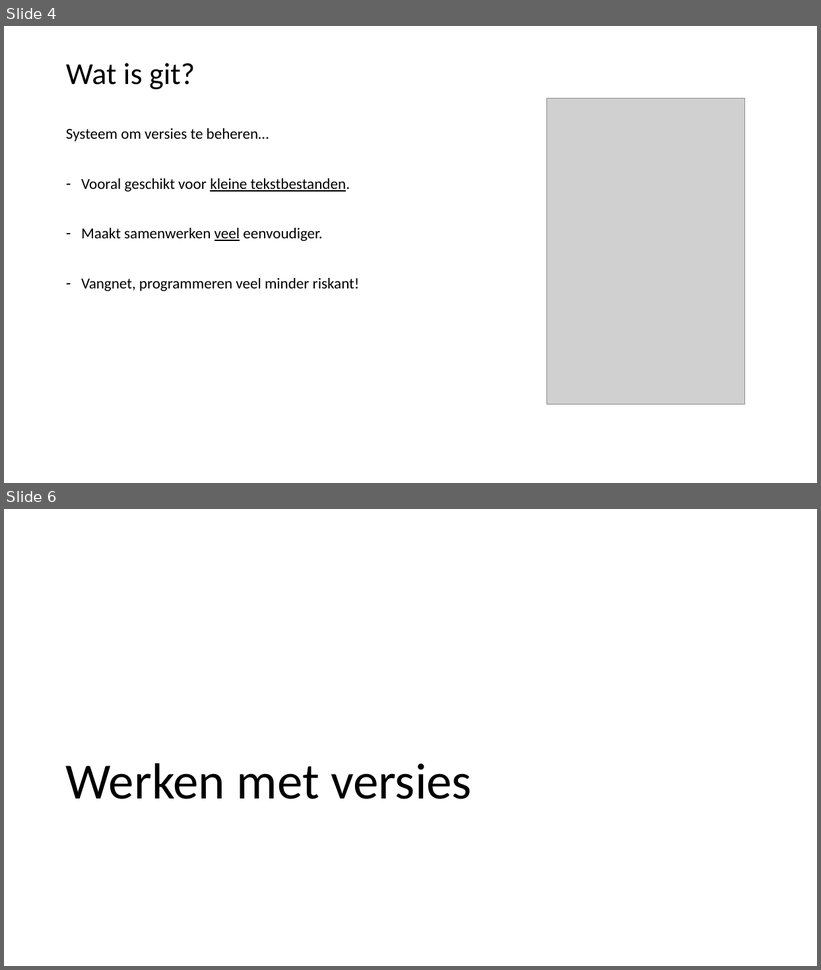
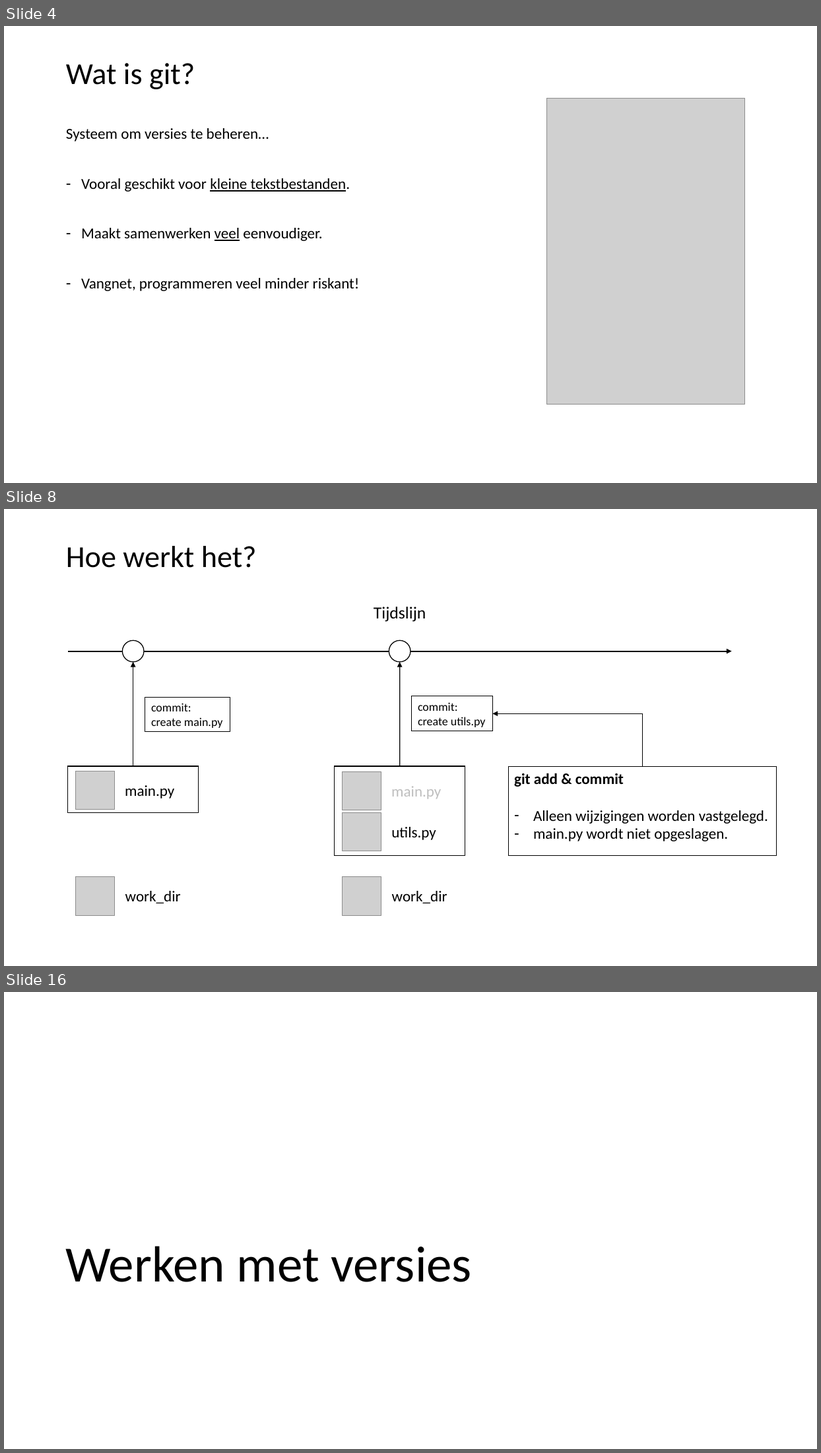
Before and after one commit to LFKoning/knowledge-sharing, a slide deck: git/1_basics/git_basic.pptx. Shown one above the other, each under a label of ours: slides 4 and 6 before the commit, slides 4, 8 and 16 after it; the slides between them are not shown. The pictures are 821x970 and 821x1453 pixels, drawn with LibreOffice and Linux fonts; fonts in the diff are those of the drawing; grey boxes stand for pictures. Boxes give left, top, right and bottom in pixels: in the first picture for what was removed or moved away, otherwise in the second. Text is boxed around its words. In the diff, an @@ line names an element or a change of style, - is before the commit and + after.

```diff
--- a/git/1_basics/git_basic.pptx
+++ b/git/1_basics/git_basic.pptx
@@ slide 8 added at (4, 509, 817, 966), background #FFFFFF @@
@@ title added at (66, 546, 257, 568), 36 pt, text #000000 @@
+Hoe werkt het?
@@ text added at (374, 607, 426, 622), 20 pt, text #000000 @@
+Tijdslijn
@@ ellipse added at (122, 641, 144, 662), fill #FFFFFF, outline #000000 1 pt @@
@@ ellipse added at (389, 641, 411, 662), fill #FFFFFF, outline #000000 1 pt @@
@@ arrow added from (68, 651) to (732, 651), #000000 1.5 pt @@
@@ arrow added from (133, 766) to (133, 662), #000000 1 pt @@
@@ arrow added from (400, 766) to (400, 662), #000000 1 pt @@
@@ rectangle added at (145, 698, 230, 732), outline #000000 0.75 pt, 14 pt, text #000000 @@
+commit:
+create main.py
@@ rectangle added at (412, 696, 493, 731), outline #000000 0.75 pt, 14 pt, text #000000 @@
+commit:
+create utils.py
@@ elbow arrow added from (643, 766) to (492, 714), #000000 1 pt @@
@@ rectangle added at (68, 766, 199, 813), outline #000000 1 pt @@
@@ picture added at (76, 771, 114, 810) @@
@@ text added at (125, 786, 174, 799), 18 pt, text #000000 @@
+main.py
@@ rectangle added at (508, 766, 777, 856), outline #000000 0.75 pt, 18 pt, text #000000 @@
+git add & commit
+– Alleen wijzigingen worden vastgelegd.
+– main.py wordt niet opgeslagen.
@@ group added at (335, 766, 465, 856): 2 pictures, 2 texts, 1 rectangle @@
+main.py
+utils.py
@@ picture added at (76, 877, 114, 916) @@
@@ picture added at (343, 877, 381, 916) @@
@@ text added at (125, 891, 181, 904), 18 pt, text #000000 @@
+work_dir
@@ text added at (392, 891, 448, 904), 18 pt, text #000000 @@
+work_dir
@@ what was slide 6 is now slide 16 @@
```
Also in this commit, not shown: 1 slide changed, 9 other slides added.
